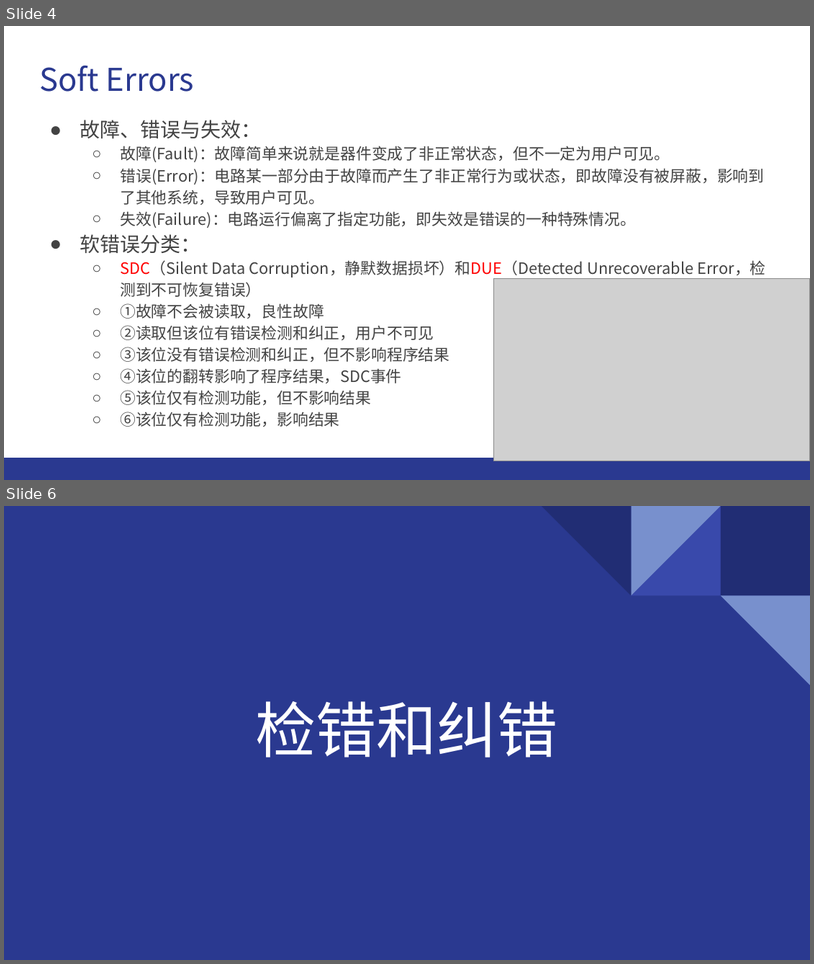
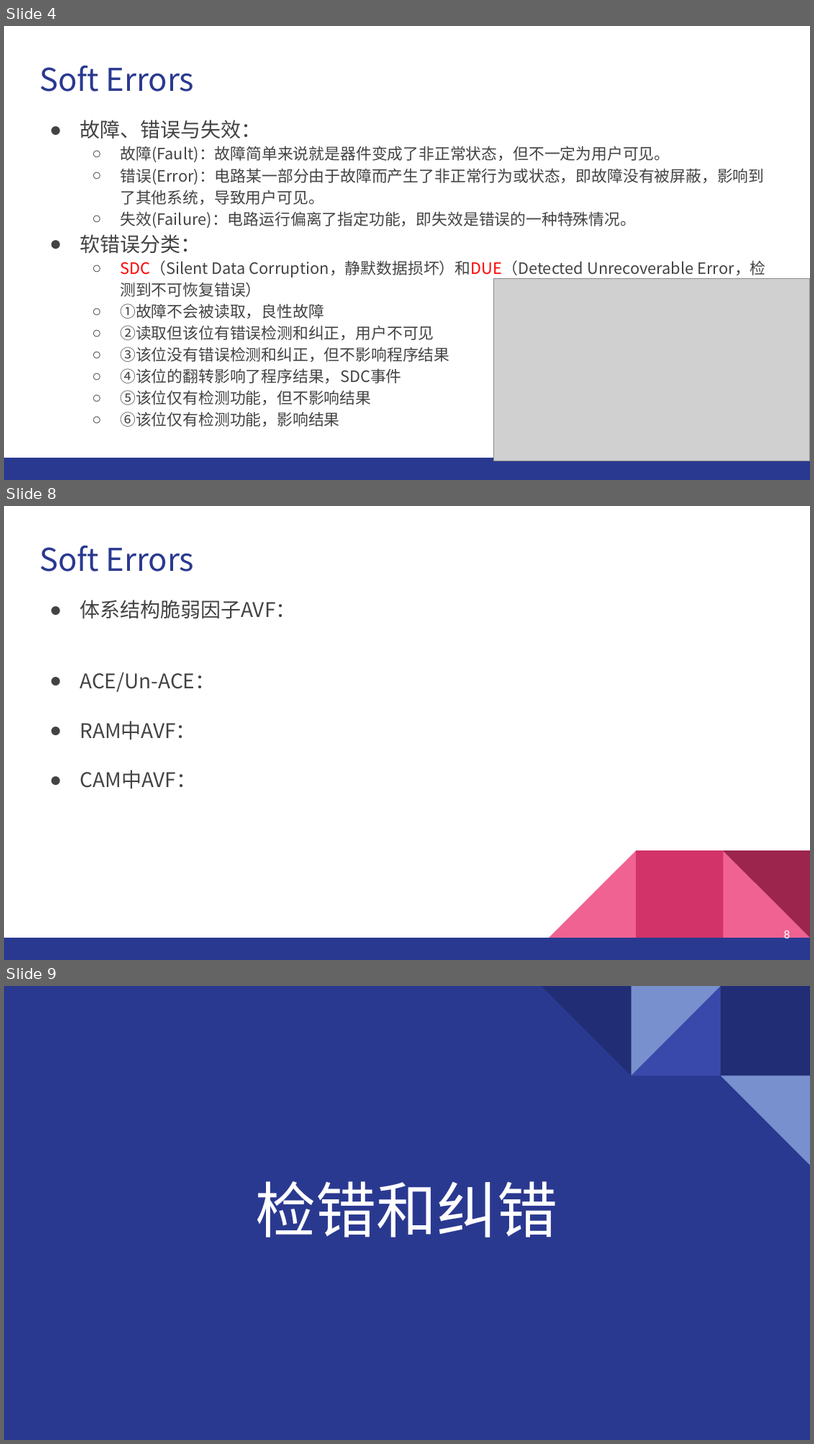
Before and after one commit to GentleBreezeBlow/R4_doc, a slide deck: Report/1-Soft Errors.pptx. Shown one above the other, each under a label of ours: slides 4 and 6 before the commit, slides 4, 8 and 9 after it; the slides between them are not shown. The pictures are 814x964 and 814x1444 pixels, drawn with LibreOffice and Linux fonts; fonts in the diff are those of the drawing; grey boxes stand for pictures. Boxes give left, top, right and bottom in pixels: in the first picture for what was removed or moved away, otherwise in the second. Text is boxed around its words. In the diff, an @@ line names an element or a change of style, - is before the commit and + after.

```diff
--- a/Report/1-Soft Errors.pptx
+++ b/Report/1-Soft Errors.pptx
@@ slide 8 added at (4, 506, 810, 960), background #FFFFFF; not listed: 3 template elements that a slide beside it also shows @@
@@ title added at (39, 545, 194, 572), 28 pt, text #2A3990 @@
+Soft Errors
@@ text added at (80, 600, 296, 789), 18 pt, text #434343 @@
+● 体系结构脆弱因子AVF：
+● ACE/Un-ACE：
+● RAM中AVF：
+● CAM中AVF：
@@ right triangle added at (549, 850, 636, 937), fill #F06292 @@
@@ rectangle added at (636, 850, 723, 937), fill #D23369 @@
@@ page number added at (784, 930, 791, 941), 10 pt, text #FFFFFF @@
+8
@@ what was slide 6 is now slide 9 @@
```
Also in this commit, not shown: 1 slide changed, 8 other slides added, 1 other file.
